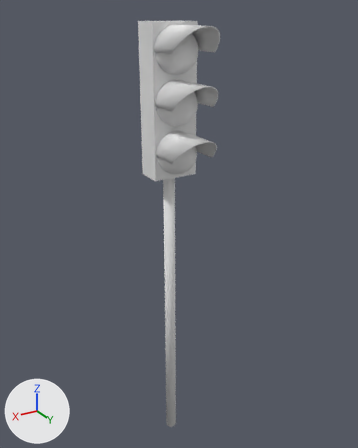
Renders of the Blender file Blender/Blender files/Signs/Traffic_light_2.blend from each side of a commit.
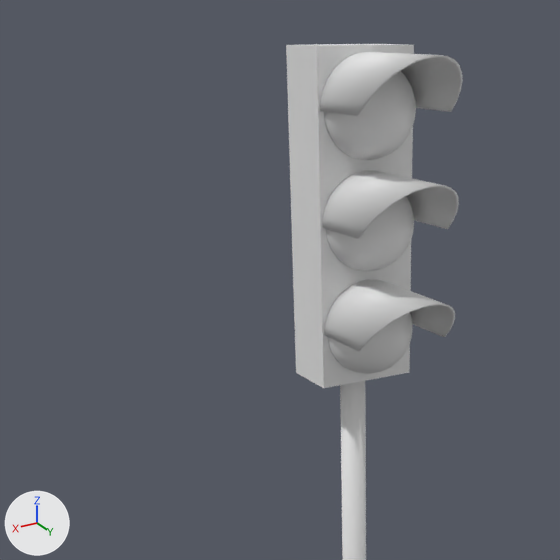
Each version appears first whole from a 50 mm lens placed at (178.0, 312.0, 60.0), pointed at (-5.0, 7.0, -93.0), and next in a close-up on the part from 1% to 74% of the width and 0% to 58% of the height. Lighting does not change. The marker at lower left points along +X, +Y and +Z.
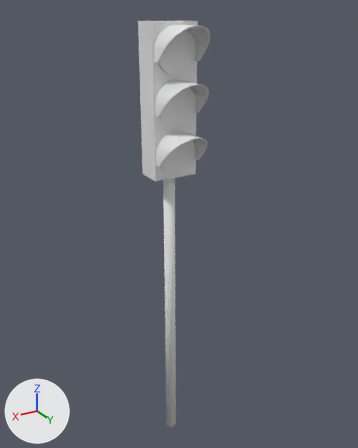
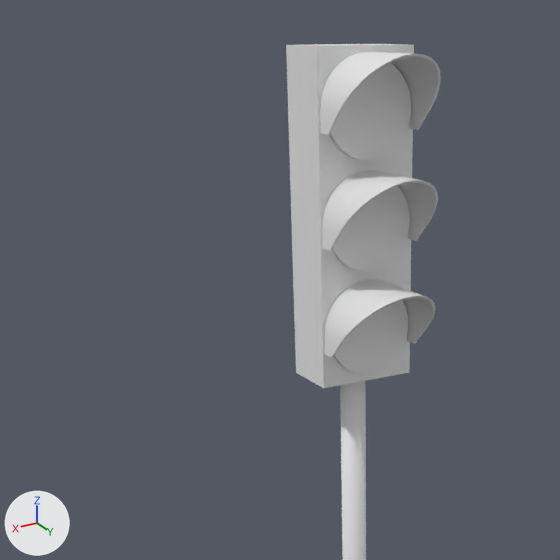
The change, as a list of edits to the scene's bpy script:
```text
Change me_plane_007:
    used by ob_plane_002; location = (0.0, 9.2, -35.0); rotation_euler = (3.142, 0.0, 0.0), in degrees (180, 0, 0)
    remove me_plane_007.from_pydata(...)  # 3499 vertices, 3213 faces; spans x -17.0..17.0, y -40.0..19.0, z -88.0..265.0
    add me_plane_007.from_pydata(...)  # 1036 vertices, 534 faces; spans x -17.0..17.0, y -29.0..19.0, z -88.0..265.0
    me_plane_007 part 1: the loose piece of 68 vertices spanning x -16.0..17.0, y -40.0..19.0, z -17.0..0.0 is rebuilt with 76 vertices and now spans x -16.0..17.0, y -29.0..10.0, z -17.0..7.0
    me_plane_007 part 2: the loose piece of 68 vertices spanning x -16.0..17.0, y -40.0..19.0, z -87.0..-70.0 is rebuilt with 76 vertices and now spans x -16.0..17.0, y -29.0..10.0, z -87.0..-63.0
    me_plane_007 part 3: the loose piece of 68 vertices spanning x -16.0..17.0, y -40.0..19.0, z -52.0..-35.0 is rebuilt with 76 vertices and now spans x -16.0..17.0, y -29.0..10.0, z -52.0..-28.0
    me_plane_007 part 4: 63 vertices moved within x -15.0..15.0, y -3.0..-1.0, z -85.0..15.0; 2901 vertices removed from x -15.0..15.0, y -16.0..-1.0, z -85.0..15.0; 414 vertices added at x -15.0..15.0, y -3.0..-1.0, z -85.0..15.0
    me_plane_007 part 5: the surface is now shaded flat
```

Boxes (x1, y1, x2, y2) around the edits, measured in the close-ups (560 x 560 px):
'Plane.002', reshaped
    before: (286, 44, 463, 560)
    after: (286, 44, 441, 560)
part 1 of me_plane_007, rebuilt (15% narrower, 10% taller)
    before: (324, 279, 455, 351)
    after: (324, 279, 435, 358)
part 2 of me_plane_007, rebuilt (15% narrower, 29% taller)
    before: (320, 52, 463, 116)
    after: (320, 52, 441, 135)
part 3 of me_plane_007, rebuilt (15% narrower, 17% taller)
    before: (322, 170, 459, 239)
    after: (322, 170, 438, 251)
part 4 of me_plane_007, cut back
    before: (324, 71, 416, 374)
    after: (329, 63, 411, 374)
